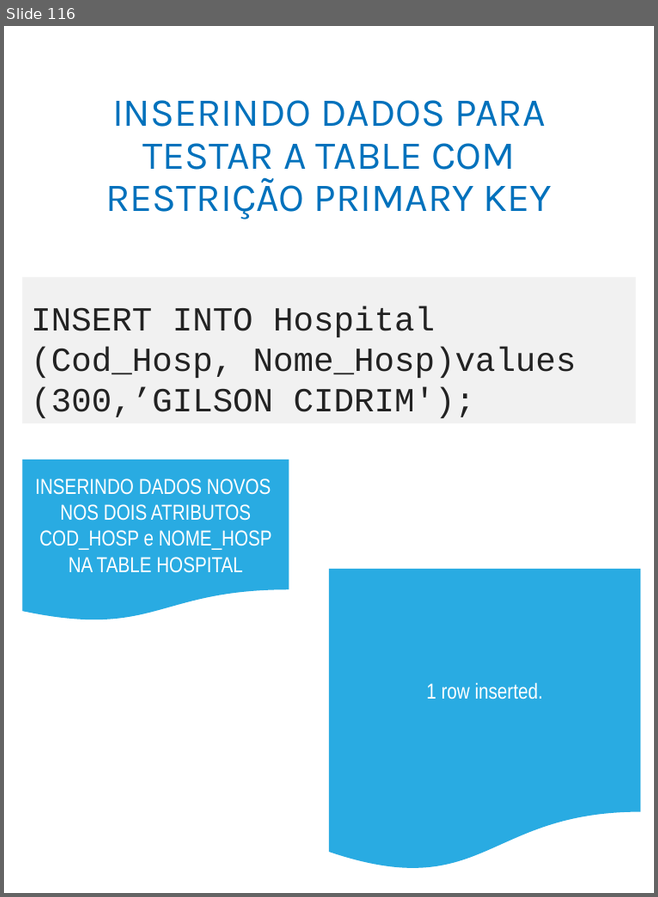
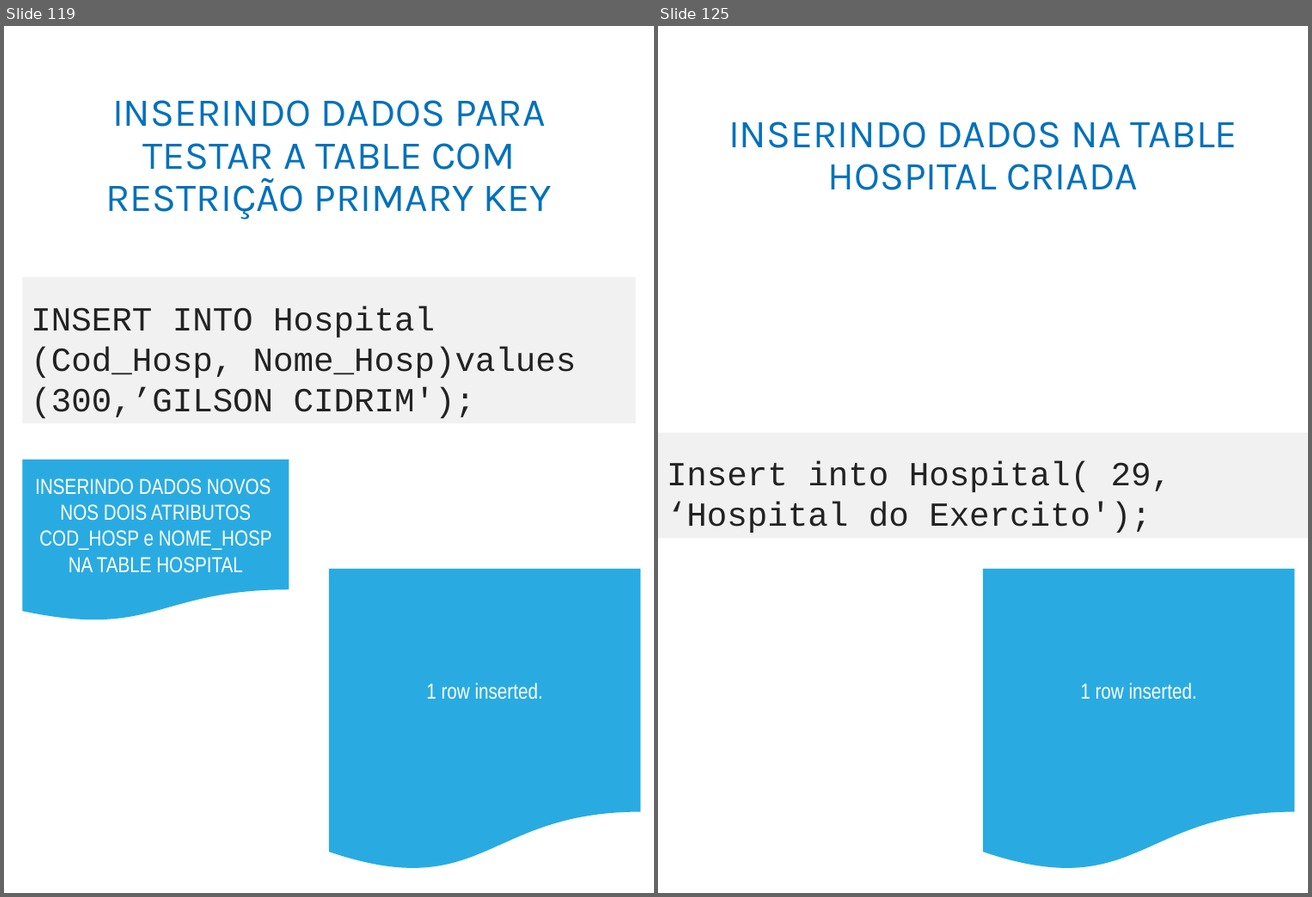
Before and after one commit to adilsonlopesoracle/BancodeDados_Olinda, a slide deck: BANCO DE DADOS_Atualizado.pptx. Shown side by side, each under a label of ours: slide 116 before the commit, slides 119 and 125 after it; the slides between them are not shown. The pictures are 658x897 and 1312x897 pixels, drawn with LibreOffice and Linux fonts; fonts in the diff are those of the drawing. Boxes give left, top, right and bottom in pixels: in the first picture for what was removed or moved away, otherwise in the second. Text is boxed around its words. In the diff, an @@ line names an element or a change of style, - is before the commit and + after.

```diff
--- a/BANCO DE DADOS_Atualizado.pptx
+++ b/BANCO DE DADOS_Atualizado.pptx
@@ slide 125 added at [658, 26, 1308, 893], background #FFFFFF @@
@@ title added at [729, 121, 1238, 190], 33 pt, text #0071BC @@
+INSERINDO DADOS NA TABLE HOSPITAL CRIADA
@@ rectangle added at [658, 433, 1308, 539], fill #F1F1F1, 28 pt, text #222222 @@
+Insert into Hospital( 29, ‘Hospital do Exercito');
@@ flow chart document added at [983, 569, 1295, 872], fill #29ABE2, 18 pt, text #FFFFFF @@
+1 row inserted.
@@ what was slide 116 is now slide 119 @@
```
Also in this commit, not shown: 2 slides changed, 27 other slides added.
